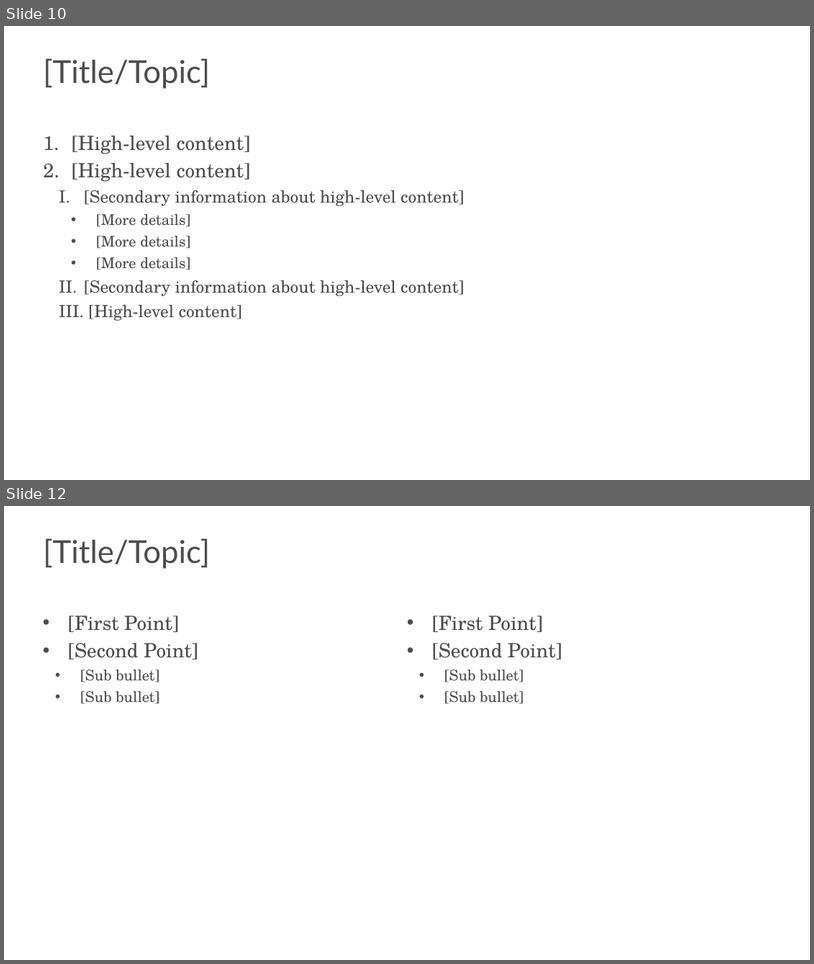
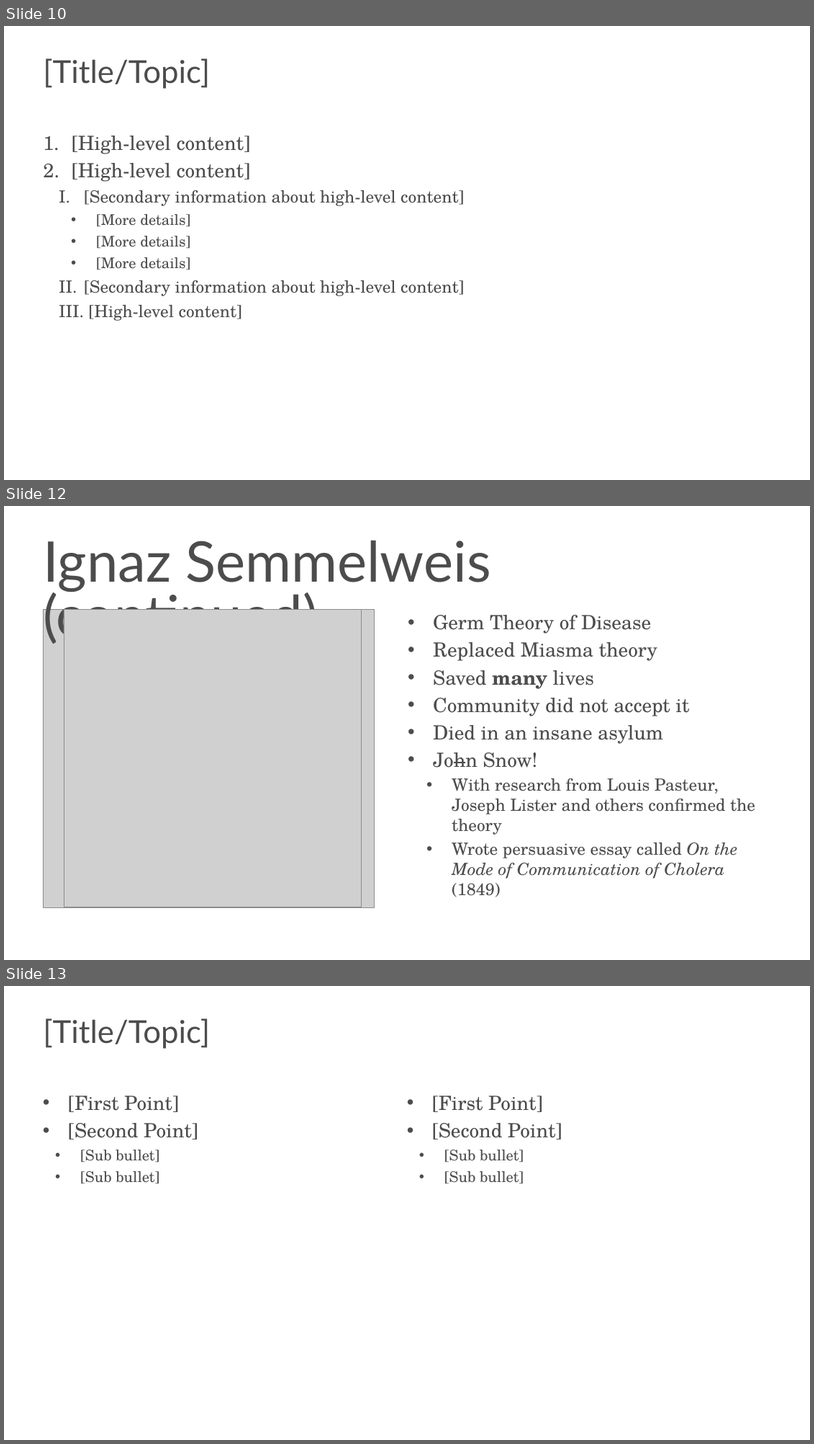
Before and after one commit to s-kyle-reed/data-lecture, a slide deck: lecture.pptx. Shown one above the other, each under a label of ours: slides 10 and 12 before the commit, slides 10, 12 and 13 after it; the slides between them are not shown. The pictures are 814x964 and 814x1444 pixels, drawn with LibreOffice and Linux fonts; fonts in the diff are those of the drawing; grey boxes stand for pictures; background and template pictures are left out. Boxes give left, top, right and bottom in pixels: in the first picture for what was removed or moved away, otherwise in the second. Text is boxed around its words. In the diff, an @@ line names an element or a change of style, - is before the commit and + after.

Commit message:
germ of theory of disease continued

```diff
--- a/lecture.pptx
+++ b/lecture.pptx
@@ slide 12 added at [4,506,810,960], background #FFFFFF @@
@@ text added at [43,540,491,645], 80 pt, text #4C4C4C @@
+Ignaz Semmelweis (continued)
@@ picture added at [43,609,374,906] @@
@@ picture added at [64,609,361,906] @@
@@ text added at [433,615,756,897], 24 pt, text #4C4C4C @@
+• Germ Theory of Disease
+• Replaced Miasma theory
+• Saved many lives
+• Community did not accept it
+• Died in an insane asylum
+• John Snow!
+  • With research from Louis Pasteur, Joseph Lister and others confirmed the theory
+  • Wrote persuasive essay called On the Mode of Communication of Cholera (1849)
@@ what was slide 12 is now slide 13 @@
```
Also in this commit, not shown: 1 slide changed.
